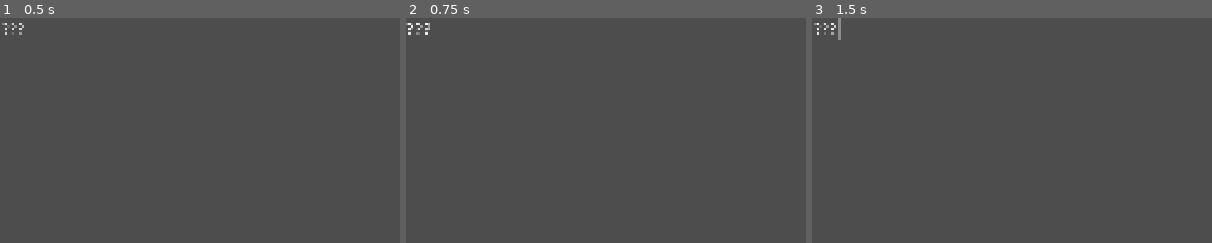
Above: before the commit, frames 1-3 (left to right).
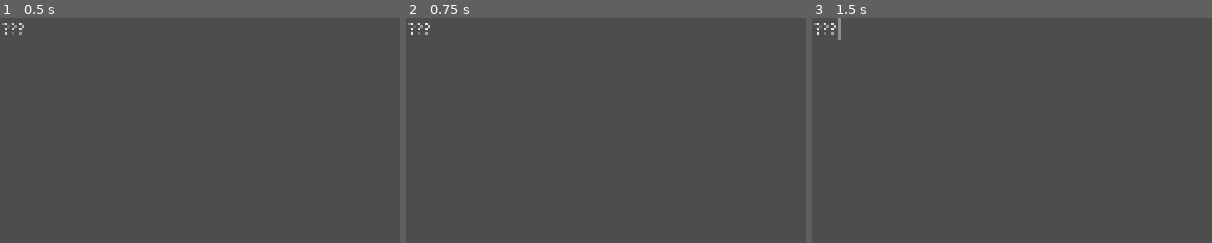
Above: after the commit, the same moments.

Repository: ZahraaZahir/tracy-client
Game: Godot game, scene res://ui/inspector_panel/code_slot/code_slot.tscn
Two runs of this game, one before a commit and one after it. Both use one fixed random seed, a clock stepped at 60 frames per second and the inputs below. This scene is started directly instead of the project's main scene.
Inputs (mouse positions are % of the whole screen's width and height, from its top left):
- Up to frame 1 (0.5 s): no input
- Up to frame 2 (0.75 s): click "???" at 0.5 s
- Up to frame 3 (1.5 s): tap Enter at 1.25 s; move the mouse to (72, 45) at 1.27 s; hold Right (right) from 1.28 s (still down); tap Space (attack) at 1.35 s
The pictures show only the part of the screen within x 0-50%, y 0-50%; the shares and areas given below are measured in that part.

Frame 1 is identical in both runs. In frame 2, 0.1% of the frame differs, in the area x 0-6%, y 2-8%; in frame 3, nothing differs.

Commit message:
style: update the slot colors for the different state (bug, draft, and fixed)

Diff:
--- a/ui/inspector_panel/code_slot/code_slot.gd
+++ b/ui/inspector_panel/code_slot/code_slot.gd
@@ -3,13 +3,13 @@
 var slot_id: String = ""
 var current_state: String = ""
 var original_value: String = ""
+var pulse_tween: Tween
 
-@onready var pulse_tween: Tween
+var base_color: Color = Color(1, 1, 1)
 
 func _ready():
-	pivot_offset = size / 2
-	mouse_entered.connect(_on_hover.bind(true))
-	mouse_exited.connect(_on_hover.bind(false))
+	mouse_entered.connect(_on_mouse_entered)
+	mouse_exited.connect(_on_mouse_exited)
 
 func setup(id: String, val: String, state: String):
 	slot_id = id
@@ -23,18 +23,40 @@
 	if pulse_tween: pulse_tween.kill()
 	modulate.a = 1.0
 
+	add_theme_constant_override("outline_size", 2)
+
 	match current_state:
 		"bug":
-			add_theme_color_override("font_color", Color("#ff5555"))
+			base_color = Color("#ff5555")
+			disabled = false
+			_start_glitch_pulse()
 		"draft":
-			add_theme_color_override("font_color", Color("dce548ff"))
+			base_color = Color("#c68b12")
+			disabled = false
 		"fixed":
-			add_theme_color_override("font_color", Color("#50fa7b"))
+			base_color = Color("#009868")
+			disabled = true
+			add_theme_constant_override("outline_size", 0)
 
-func _on_hover(is_entering: bool):
-	var t = create_tween()
-	var target_scale = Vector2(1.1, 1.1) if is_entering else Vector2(1.0, 1.0)
-	t.tween_property(self, "scale", target_scale, 0.1).set_trans(Tween.TRANS_QUAD)
+	_apply_colors(base_color)
+
+func _apply_colors(color: Color):
+	add_theme_color_override("font_color", color)
+	add_theme_color_override("font_outline_color", color)
+
+func _on_mouse_entered():
+	if current_state != "fixed":
+		add_theme_color_override("font_outline_color", Color(1, 1, 1))
+
+func _on_mouse_exited():
+	if current_state != "fixed":
+		add_theme_color_override("font_outline_color", base_color)
+
+func _start_glitch_pulse():
+	pulse_tween = create_tween().set_loops().bind_node(self)
+	pulse_tween.set_pause_mode(Tween.TWEEN_PAUSE_PROCESS)
+	pulse_tween.tween_property(self, "modulate:a", 0.5, 0.3)
+	pulse_tween.tween_property(self, "modulate:a", 1.0, 0.1)
 
 func get_slot_id() -> String:
 	return slot_id
--- a/ui/inspector_panel/inspector_panel.gd
+++ b/ui/inspector_panel/inspector_panel.gd
@@ -150,12 +150,12 @@
 	slot_nodes[slot_id] = slot_instance
 	slot_instance.pressed.connect(_on_slot_clicked.bind(slot_id))
 
-func _update_slot(id: String, val, state: String):
+func _update_slot(id: String, val, state: String, is_bug_value: bool = false):
 	current_edits[id] = val
 
 	var display_text = str(val)
 
-	if typeof(val) == TYPE_STRING:
+	if typeof(val) == TYPE_STRING and not is_bug_value:
 		display_text = "\"" + display_text + "\""
 
 	slot_nodes[id].set_slot_state(state, display_text)
@@ -164,7 +164,7 @@
 	var node = slot_nodes[slot_id]
 
 	if node.current_state == "draft":
-		_update_slot(slot_id, node.original_value, "bug")
+		_update_slot(slot_id, node.original_value, "bug", true)
 	else:
 		var cheat_val
 		if current_entity_id == "npc_cow_01":
@@ -173,7 +173,8 @@
 			cheat_val = "Sunflower"
 		else:
 			cheat_val = false
-		_update_slot(slot_id, cheat_val, "draft")
+
+		_update_slot(slot_id, cheat_val, "draft", false)
 
 func _on_submit_pressed():
 	submit_button.disabled = true
